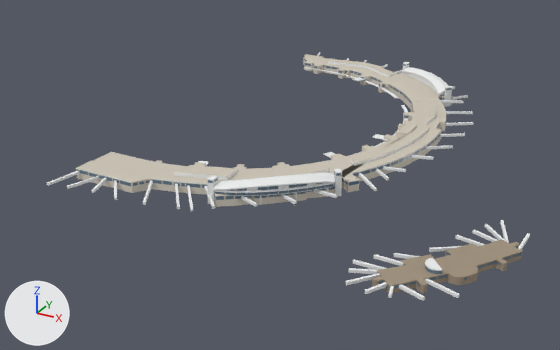
Before and after pictures for a commit that changed the glTF model models/dal-dfw-terminal-e.glb.
Before and after are seen from a 50 mm lens placed at (382.0, -862.0, 363.0), pointed at (-59.0, -61.0, -37.0). The axes (+X, +Y, +Z) are drawn at lower left. The lights are the same throughout. The picture after the commit comes second. Vertices at exactly the same position are counted once.

Objects in the first picture: 'DFW Airport Terminal E'.
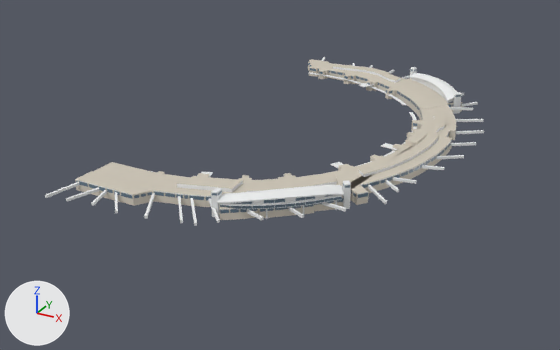
The change, as a list of edits to the scene's bpy script:
```text
Change me_dfw_airport_terminal_e:
    used by ob_dfw_airport_terminal_e; location = (0.0, 0.0, 0.0)
    remove me_dfw_airport_terminal_e.from_pydata(...)  # 4015 vertices, 4789 faces; spans x -223.0..274.0, y -330.0..351.0, z 0.0..29.0
    remove me_dfw_airport_terminal_e.materials.append(mat_dfw_e_satellite)  # beige #a1917d
    add me_dfw_airport_terminal_e.from_pydata(...)  # 3422 vertices, 4061 faces; spans x -202.0..160.0, y -324.0..327.0, z 0.0..29.0
    me_dfw_airport_terminal_e part 1: the loose piece of 726 vertices spanning x -218.0..111.0, y -258.0..317.0, z 0.0..14.0 is moved by (21.0, -24.0, 0.0)
    me_dfw_airport_terminal_e part 2: the loose piece of 28 vertices spanning x 59.0..81.0, y 17.0..67.0, z 9.0..19.0 is moved by (21.0, -25.0, 0.0)
    me_dfw_airport_terminal_e part 3: the loose piece of 4 vertices spanning x -199.0..-186.0, y -257.0, z 8.0..12.0 is moved by (7.0, -24.0, 0.0)
    me_dfw_airport_terminal_e part 4: the loose piece of 4 vertices spanning x -154.0..-138.0, y -258.0..-257.0, z 8.0..12.0 is moved by (21.0, -24.0, 0.0)
    me_dfw_airport_terminal_e part 5: the loose piece of 4 vertices spanning x -111.0..-100.0, y -236.0..-233.0, z 8.0..12.0 is moved by (9.0, -27.0, 0.0)
    me_dfw_airport_terminal_e part 6: the loose piece of 4 vertices spanning x -37.0..-30.0, y -242.0..-237.0, z 8.0..12.0 is moved by (-9.0, -7.0, 0.0)
    me_dfw_airport_terminal_e part 7: 427 loose pieces with 2267 vertices, spanning x -223.0..274.0, y -330.0..351.0, z 0.0..29.0, are deleted
    me_dfw_airport_terminal_e part 8: 9 vertices moved within x 50.0..57.0, y 239.0..248.0, z 12.0..23.0; 869 vertices removed from x -198.0..96.0, y -295.0..304.0, z 0.0..29.0; 2543 vertices added at x -202.0..160.0, y -324.0..327.0, z 0.0..29.0
    other edits to the shape of me_dfw_airport_terminal_e do not show in these pictures
```

Pixel boxes (x1, y1, x2, y2) of what changed, in the pictures (560 x 350 px; the box of a moved part takes in the faces that stretch with it):
'DFW Airport Terminal E', reshaped (9% narrower, 32% shorter)
    before: (47, 52, 530, 301)
    after: (45, 57, 484, 226)
part 1 of me_dfw_airport_terminal_e, moved or reshaped
    before: (76, 54, 453, 207)
    after: (75, 59, 462, 220)
part 2 of me_dfw_airport_terminal_e, moved or reshaped
    before: (396, 120, 417, 137)
    after: (405, 129, 426, 146)
part 3 of me_dfw_airport_terminal_e, moved or reshaped
    before: (89, 173, 98, 177)
    after: (79, 181, 88, 187)
part 4 of me_dfw_airport_terminal_e, moved or reshaped
    before: (120, 180, 131, 186)
    after: (121, 193, 132, 199)
part 5 of me_dfw_airport_terminal_e, moved or reshaped
    before: (163, 181, 172, 185)
    after: (154, 192, 164, 196)
part 6 of me_dfw_airport_terminal_e, moved or reshaped (not visible afterwards)
    before: (216, 196, 224, 200)
part 7 of me_dfw_airport_terminal_e, deleted
    before: (47, 52, 530, 301)
part 8 of me_dfw_airport_terminal_e, reshaped
    before: (67, 58, 452, 209)
    after: (45, 57, 484, 226)
